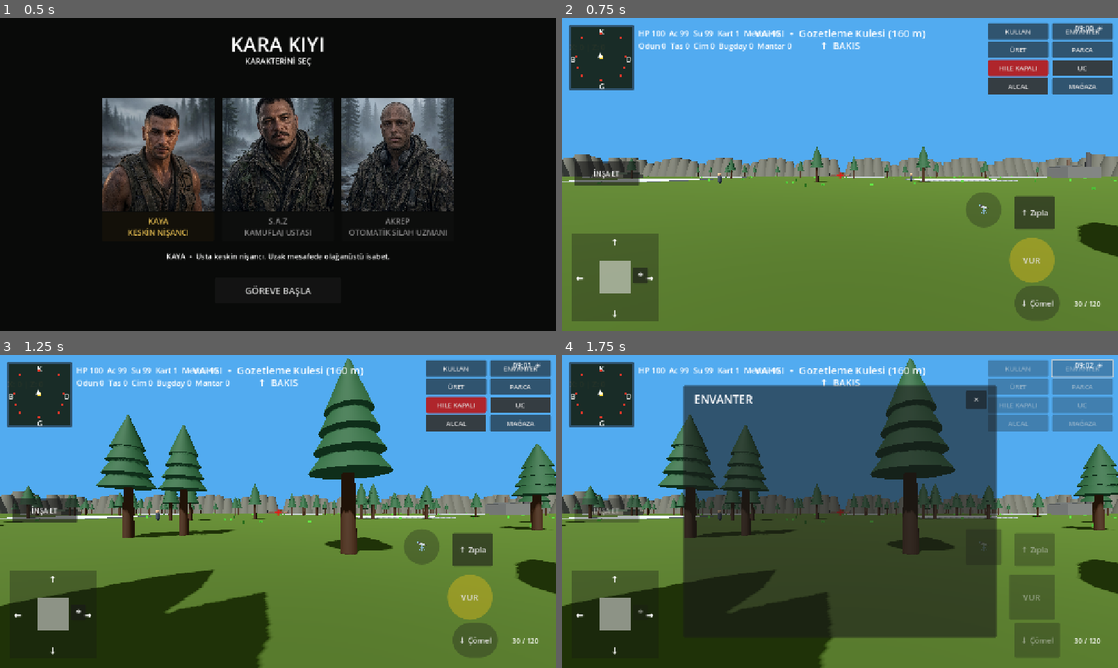
Above: before the commit, frames 1-4 (two rows, left to right).
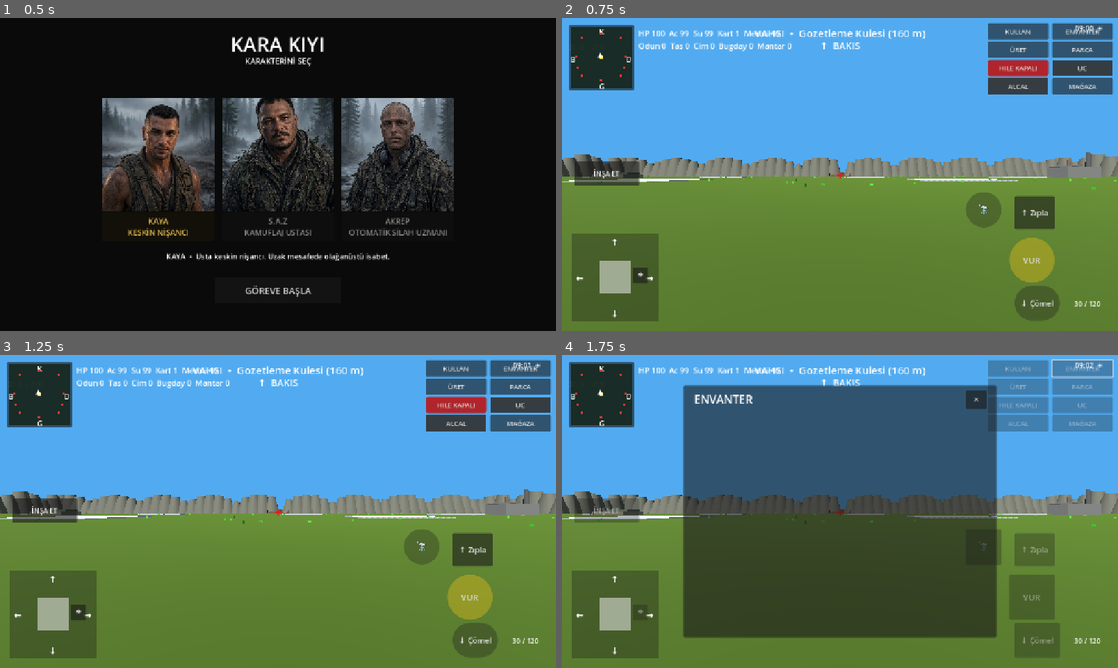
Above: after the commit, the same moments.

Repository: cantrsx-blip/GrayCardWars
Game: Godot game, scene res://scenes/Intro.tscn
Two runs of this game, one before a commit and one after it. Both use one fixed random seed, a clock stepped at 60 frames per second and the inputs below.
Inputs:
- Up to frame 1 (0.5 s): no input
- Up to frame 2 (0.75 s): click "GÖREVE BAŞLA" at 0.5 s
- Up to frame 3 (1.25 s): no input
- Up to frame 4 (1.75 s): click "ENVANTER" at 1.25 s

Frame 1 is identical in both runs. In frame 2, 1.2% of the frame differs, in the area x 11-100%, y 41-77%; in frame 3, 22%, in the area x 0-100%, y 1-100%; in frame 4, 22%.

Commit message:
chore: ağaçları gizle ve insan spawnını kaldır

Diff:
--- a/scripts/main.gd
+++ b/scripts/main.gd
@@ -248,13 +248,12 @@
 	# Rocks removed.
 	# Meteors removed.
 	# Animals removed.
-	_build_trees_staged()
-	await get_tree().process_frame
-	_spawn_humans()
-	await get_tree().process_frame
+	# Trees temporarily hidden: keep tree code/assets for easy re-enable later.
+	# _build_trees_staged()
+	# Humans/NPCs removed from world spawning.
 	_build_hills_and_pits()
 	_build_pois()
-	# Small plants/mushrooms removed. Trees are the only vegetation for now.
+	# Grass pickups, wheat and mushrooms are removed. Tree code/assets are preserved but hidden for now.
 	# Raiders and bosses intentionally disabled for the KARA KIYI rebuild.
 	zone_label.text=""
 
